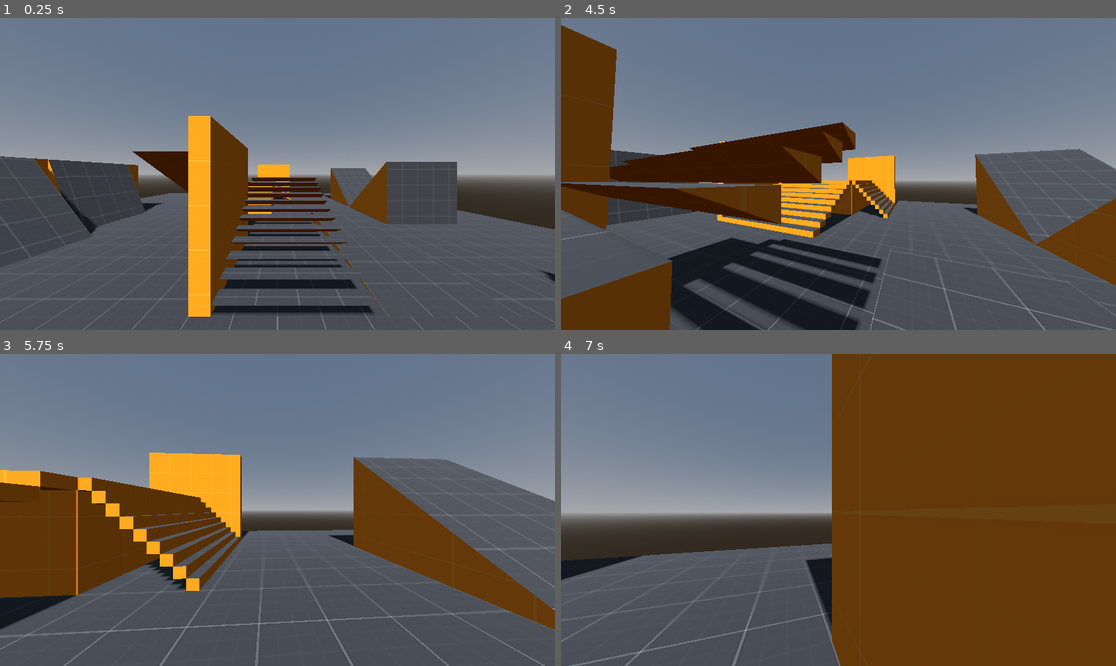
Above: before the commit, frames 1-4 (two rows, left to right).
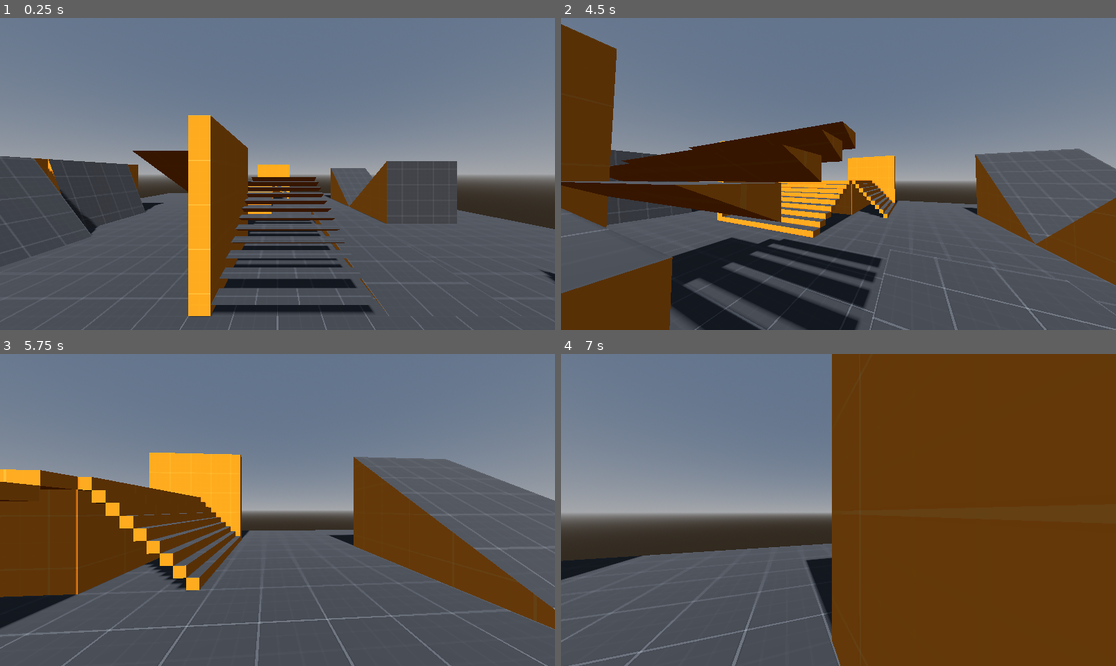
Above: after the commit, the same moments.

Repository: DinkeyKing/Improved-KCC
Game: Godot game, scene res://main.tscn
Same seed, same stepped clock (60 frames per second), same inputs: the game is played once before the commit and once after it.
Inputs (mouse positions are in pixels of both pictures, inside the frame that each line leads up to):
- Up to frame 1 (0.25 s): no input
- Up to frame 2 (4.5 s): move the mouse to (866, 174) at 0.52 s; hold W (up) from 0.53 s (still down); move the mouse to (810, 174) at 1.27 s; move the mouse to (849, 167) at 2.02 s; move the mouse to (832, 180) at 2.77 s; move the mouse to (877, 177) at 3.52 s; move the mouse to (794, 170) at 4.27 s
- Up to frame 3 (5.75 s): keep holding W (up); move the mouse to (283, 510) at 5.02 s
- Up to frame 4 (7 s): move the mouse to (816, 503) at 5.77 s; release W (up) at 5.78 s; hold D (right) 5.78-6.53 s; move the mouse to (866, 510) at 6.52 s; hold W (up) from 6.53 s (still down)

The runs differ from the first frame. In frame 1, 1.0% of the frame differs, in the area x 0-100%, y 31-100%; in frame 2, 2.4%, in the area x 0-100%, y 2-100%; in frame 3, 1.6%; in frame 4, less than 0.1%.

Commit message:
change default camera Y lerp speed

Diff:
--- a/player/camera_controller.gd
+++ b/player/camera_controller.gd
@@ -25,7 +25,7 @@
 # CONSTANTS #
 #############
 
-const Y_MOTION_LERP_SPEED : float = 35.0
+const Y_MOTION_LERP_SPEED : float = 40.0 # Default: 40.0
 
 #############
 # VARIABLES #
